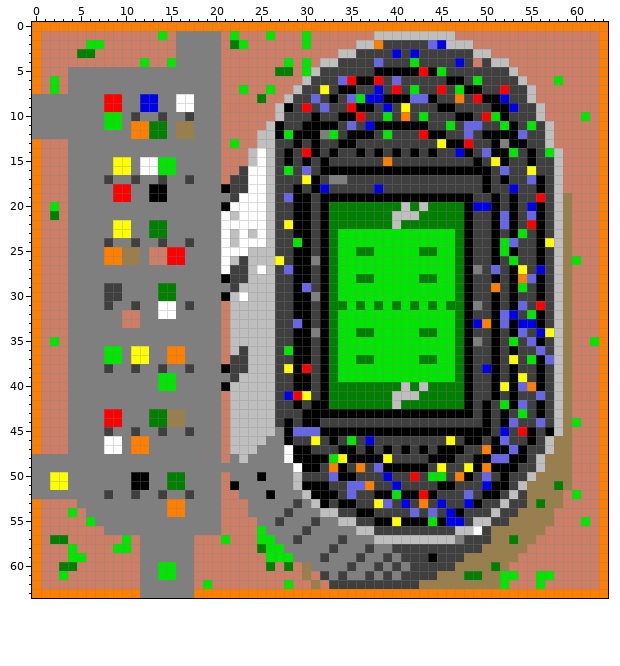
One commit to this pixel-art sprite: graphics/stadium2.png. The first picture shows the starting point.
The file is 64x64 pixels.
And afterwards:
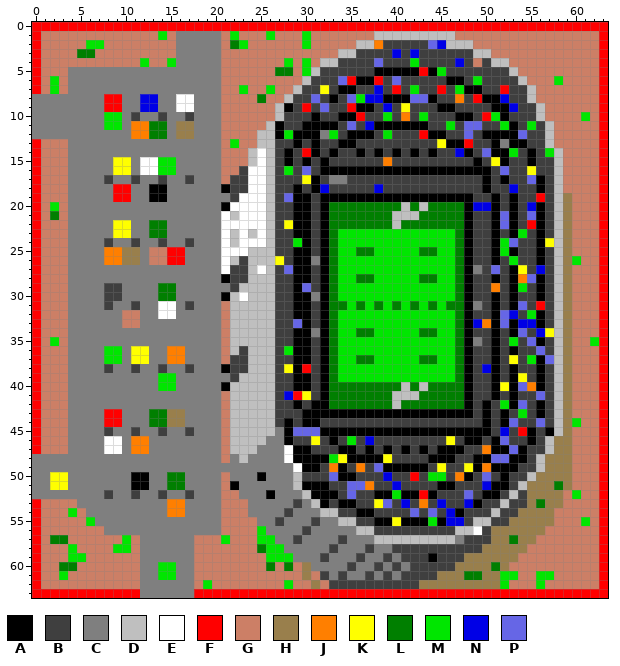
Palette (. is transparent): A #000000  B #3f3f3f  C #7f7f7f  D #bfbfbf  E #ffffff  F #ff0000  G #cc7f66  H #997f4c  J #ff7f00  K #ffff00  L #007f00  M #00e600  N #0000e6  P #6666e6
The exact change:
Changed rows in their new state; - is an unchanged pixel.
first column x 0:
 0 FFFFFFFFFFFFFFFFFFFFFFFFFFFFFFFFFFFFFFFFFFFFFFFFFFFFFFFFFFFFFFFF
 1 F--------------------------------------------------------------F
 2 F--------------------------------------------------------------F
 3 F--------------------------------------------------------------F
 4 F--------------------------------------------------------------F
 5 F--------------------------------------------------------------F
 6 F--------------------------------------------------------------F
 7 F--------------------------------------------------------------F
 8 ---------------------------------------------------------------F
 9 ---------------------------------------------------------------F
10 ---------------------------------------------------------------F
11 ---------------------------------------------------------------F
12 ---------------------------------------------------------------F
13 F--------------------------------------------------------------F
14 F--------------------------------------------------------------F
15 F--------------------------------------------------------------F
16 F--------------------------------------------------------------F
17 F--------------------------------------------------------------F
18 F--------------------------------------------------------------F
19 F--------------------------------------------------------------F
20 F--------------------------------------------------------------F
21 F--------------------------------------------------------------F
22 F--------------------------------------------------------------F
23 F--------------------------------------------------------------F
24 F--------------------------------------------------------------F
25 F--------------------------------------------------------------F
26 F--------------------------------------------------------------F
27 F--------------------------------------------------------------F
28 F--------------------------------------------------------------F
29 F--------------------------------------------------------------F
30 F--------------------------------------------------------------F
31 F--------------------------------------------------------------F
32 F--------------------------------------------------------------F
33 F--------------------------------------------------------------F
34 F--------------------------------------------------------------F
35 F--------------------------------------------------------------F
36 F--------------------------------------------------------------F
37 F--------------------------------------------------------------F
38 F--------------------------------------------------------------F
39 F--------------------------------------------------------------F
40 F--------------------------------------------------------------F
41 F--------------------------------------------------------------F
42 F--------------------------------------------------------------F
43 F--------------------------------------------------------------F
44 F--------------------------------------------------------------F
45 F--------------------------------------------------------------F
46 F--------------------------------------------------------------F
47 F--------------------------------------------------------------F
48 ---------------------------------------------------------------F
49 ---------------------------------------------------------------F
50 ---------------------------------------------------------------F
51 ---------------------------------------------------------------F
52 ---------------------------------------------------------------F
53 F--------------------------------------------------------------F
54 F--------------------------------------------------------------F
55 F--------------------------------------------------------------F
56 F--------------------------------------------------------------F
57 F--------------------------------------------------------------F
58 F--------------------------------------------------------------F
59 F--------------------------------------------------------------F
60 F--------------------------------------------------------------F
61 F--------------------------------------------------------------F
62 F--------------------------------------------------------------F
63 FFFFFFFFFFFF------FFFFFFFFFFFFFFFFFFFFFFFFFFFFFFFFFFFFFFFFFFFFFF
